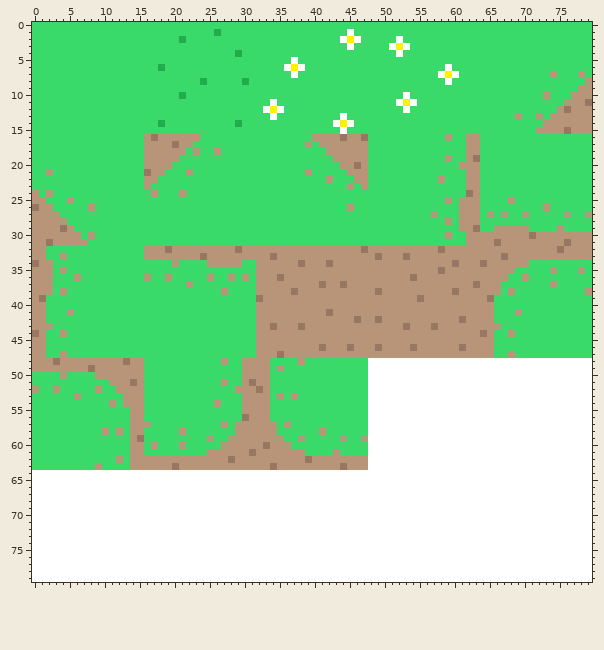
Two states of a sprite sheet, textures/tiles/spritesheet.png. Above is the file before it was changed.
The file is 80x80 pixels. Colours within 5 levels of each other are drawn and written as one.
New version:
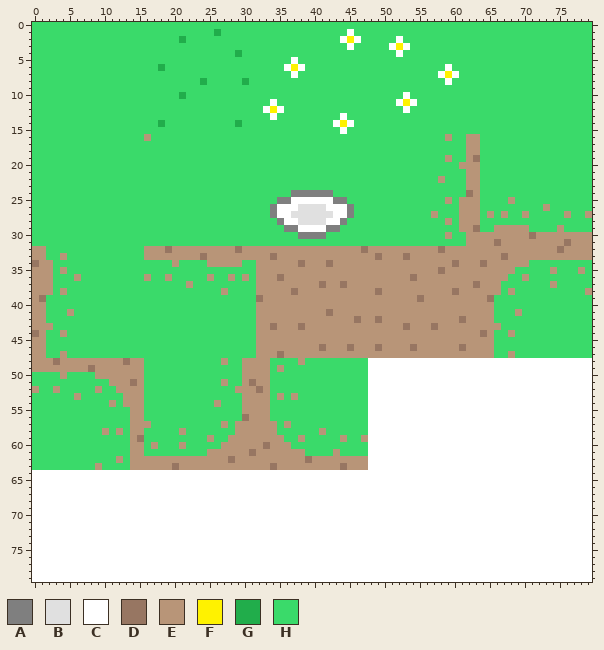
Palette (. is transparent): A #7f7f7f  B #e0e0e0  C #ffffff  D #977662  E #b89578  F #fff200  G #21ad4b  H #3ada6a
Diff:
y 7: x 74 E -> H; x 78 E -> H
y 8: x 79 E -> H
y 9: x 78..79 EE -> HH
y 10: x 73 E -> H; x 77..79 EEE -> HHH
y 11: x 76..79 EEED -> HHHH
y 12: x 75..79 EDEEE -> HHHHH
y 13: x 69 E -> H; x 72 E -> H; x 74..79 EEEEEE -> HHHHHH
y 14: x 73..79 EEEEEEE -> HHHHHHH
y 15: x 72..79 EEEEDEEE -> HHHHHHHH
y 16: x 17..23 DEEEEEE -> HHHHHHH; x 40..47 EEEEDEED -> HHHHHHHH
y 17: x 16..22 EEEEDEE -> HHHHHHH; x 39 E -> H; x 41..47 EEEEEEE -> HHHHHHH
y 18: x 16..21 EEEEEE -> HHHHHH; x 23 E -> H; x 26 E -> H; x 42..47 EEEEEE -> HHHHHH
y 19: x 16..20 EEEEE -> HHHHH; x 43..47 EEEEE -> HHHHH
y 20: x 16..19 EEEE -> HHHH; x 44..47 EEDE -> HHHH
y 21: x 2 E -> H; x 16..18 DEE -> HHH; x 22 E -> H; x 39 E -> H; x 45..47 EEE -> HHH
y 22: x 16..17 EE -> HH; x 42 E -> H; x 46..47 EE -> HH
y 23: x 16 E -> H; x 45 E -> H; x 47 E -> H
y 24: x 0 E -> H; x 2 E -> H; x 17 E -> H; x 21 E -> H; x 37..42 HHHHHH -> AAAAAA
y 25: x 0..1 EE -> HH; x 5 E -> H; x 35..44 HHHHHHHHHH -> AACCCCCCAA
y 26: x 0..2 DEE -> HHH; x 8 E -> H; x 34..45 HHHHHHHHHHHE -> ACCCBBBBCCCA
y 27: x 0..3 EEEE -> HHHH; x 34..45 HHHHHHHHHHHH -> ACCBBBBBBCCA
y 28: x 0..4 EEEEE -> HHHHH; x 35..44 HHHHHHHHHH -> ACCBBBBCCA
y 29: x 0..5 EEEEDE -> HHHHHH; x 36..43 HHHHHHHH -> AACCCCAA
y 30: x 0..6 EEEEEEE -> HHHHHHH; x 8 E -> H; x 38..41 HHHH -> AAAA
y 31: x 0..7 EEDEEEEE -> HHHHHHHH
Changed places in both pictures, as pixel boxes (x1, y1, x2, y2):
changed: (515, 71, 592, 134)
changed: (144, 134, 221, 197)
changed: (270, 134, 368, 239)
changed: (32, 169, 95, 246)
